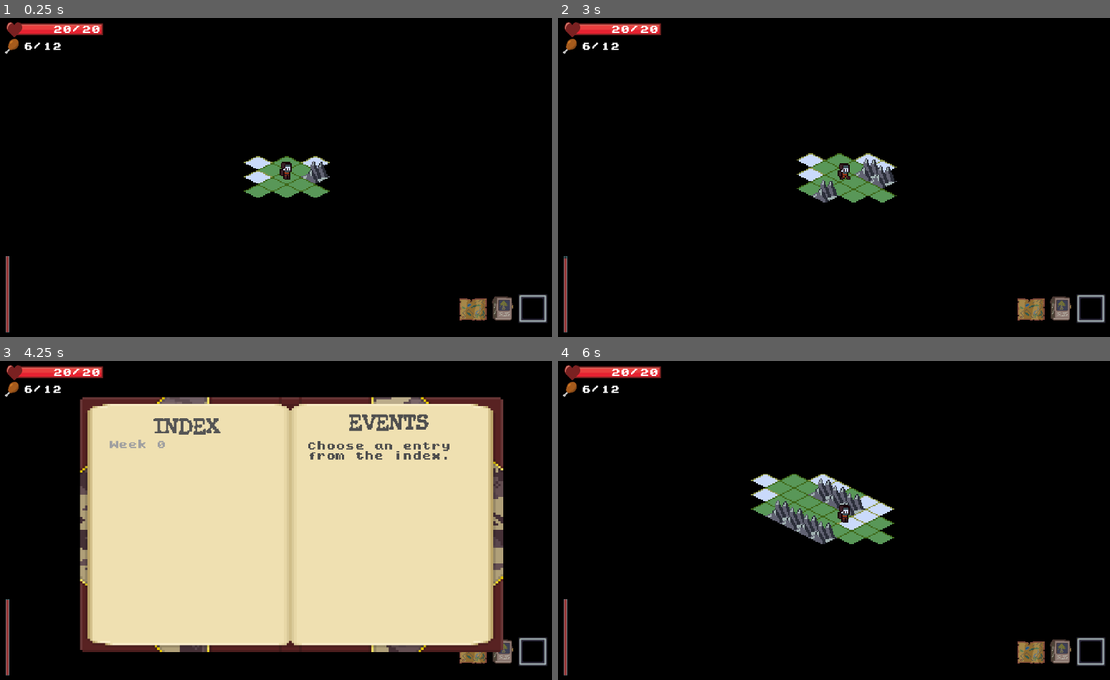
Above: before the commit, frames 1-4 (two rows, left to right).
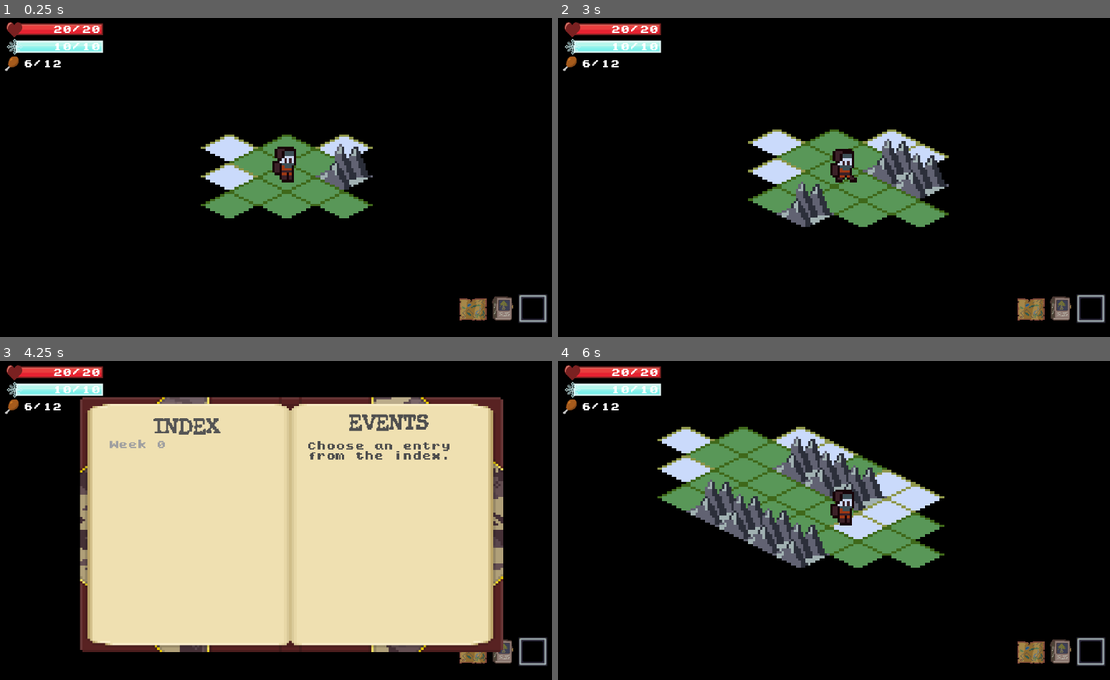
Above: after the commit, the same moments.

Repository: ZeeHatcher/project-forgotten
Game: Godot game, scene res://scenes/main/main.tscn
Two runs of this game, one before a commit and one after it. Both use one fixed random seed, a clock stepped at 60 frames per second and the inputs below. This scene is started directly instead of the project's main scene.
Inputs (mouse positions are in pixels of both pictures, inside the frame that each line leads up to):
- Up to frame 1 (0.25 s): no input
- Up to frame 2 (3 s): click (1032, 308) at 0.5 s; click (1060, 308) at 1.25 s; click (1093, 308) at 2 s; tap Enter at 2.75 s; move the mouse to (972, 161) at 2.77 s; hold D (move_right) from 2.78 s (still down); hold Tab (journal) from 2.78 s (still down); click (972, 161) at 2.92 s
- Up to frame 3 (4.25 s): move the mouse to (171, 536) at 3.52 s; release D (move_right) at 3.53 s; release Tab (journal) at 3.53 s; hold S (move_down) from 3.53 s (still down); tap Tab (journal) at 3.6 s
- Up to frame 4 (6 s): tap Space at 4.25 s; move the mouse to (900, 450) at 4.27 s; release S (move_down) at 4.28 s; hold D (move_right) 4.28-5.03 s; hold Tab (journal) 4.28-5.03 s; move the mouse to (817, 584) at 5.02 s; hold W (move_up) 5.03-5.78 s; tap Tab (journal) at 5.1 s; click (817, 584) at 5.17 s; tap Enter at 5.75 s; move the mouse to (1016, 568) at 5.77 s; hold A (move_left) from 5.78 s (still down); hold Tab (journal) from 5.78 s (still down)

The runs differ from the first frame. In frame 1, 6.4% of the frame differs, in the area x 0-68%, y 6-99%; in frame 2, 8.7%; in frame 3, 1.0%; in frame 4, 15%, in the area x 0-70%, y 6-99%.

Commit message:
feat: redesign temperature bar

Diff:
--- a/scenes/main/main.tscn
+++ b/scenes/main/main.tscn
@@ -10,10 +10,7 @@
 [ext_resource path="res://misc/gameover_service.gd" type="Script" id=8]
 [ext_resource path="res://scenes/main/main.gd" type="Script" id=9]
 [ext_resource path="res://assets/ui/progress_bar.png" type="Texture" id=10]
-[ext_resource path="res://assets/ui/progress_bar_frame_v.png" type="Texture" id=11]
-[ext_resource path="res://assets/ui/progress_bar_v.png" type="Texture" id=12]
 [ext_resource path="res://assets/ui/progress_bar_frame.png" type="Texture" id=13]
-[ext_resource path="res://ui/temperature_bar.gd" type="Script" id=14]
 [ext_resource path="res://misc/random_event_tiles.gd" type="Script" id=15]
 [ext_resource path="res://resources/terrain_tileset.tres" type="TileSet" id=16]
 [ext_resource path="res://misc/gamesave_service.gd" type="Script" id=17]
@@ -25,6 +22,7 @@
 [ext_resource path="res://ui/inventory_list.gd" type="Script" id=23]
 [ext_resource path="res://resources/player_inventory.tres" type="Resource" id=24]
 [ext_resource path="res://ui/food_counter/food_counter.tscn" type="PackedScene" id=25]
+[ext_resource path="res://ui/temperature_bar/temperature_bar.tscn" type="PackedScene" id=26]
 
 [sub_resource type="StyleBoxEmpty" id=4]
 
@@ -87,7 +85,7 @@
 [node name="Camera2D" type="Camera2D" parent="."]
 position = Vector2( -72, 78 )
 current = true
-zoom = Vector2( 0.25, 0.25 )
+zoom = Vector2( 0.125, 0.125 )
 
 [node name="CanvasLayer" type="CanvasLayer" parent="."]
 
@@ -102,16 +100,21 @@
 margin_left = 16.0
 margin_top = 16.0
 margin_right = 1904.0
-margin_bottom = 126.0
+margin_bottom = 184.0
 
 [node name="HealthBar" parent="CanvasLayer/MarginContainer/VBoxContainer" instance=ExtResource( 7 )]
 margin_right = 1888.0
 margin_bottom = 54.0
 
-[node name="FoodCounter" parent="CanvasLayer/MarginContainer/VBoxContainer" instance=ExtResource( 25 )]
+[node name="TemperatureBar" parent="CanvasLayer/MarginContainer/VBoxContainer" instance=ExtResource( 26 )]
 margin_top = 58.0
 margin_right = 1888.0
-margin_bottom = 110.0
+margin_bottom = 112.0
+
+[node name="FoodCounter" parent="CanvasLayer/MarginContainer/VBoxContainer" instance=ExtResource( 25 )]
+margin_top = 116.0
+margin_right = 1888.0
+margin_bottom = 168.0
 
 [node name="TextureProgress" type="TextureProgress" parent="CanvasLayer"]
 visible = false
@@ -124,26 +127,6 @@
 tint_under = Color( 0.188235, 0.188235, 0.188235, 1 )
 tint_over = Color( 0.14902, 0.14902, 0.14902, 1 )
 tint_progress = Color( 0.521569, 0.156863, 0.156863, 1 )
-
-[node name="TemperatureBar" type="TextureProgress" parent="CanvasLayer"]
-anchor_top = 1.0
-anchor_bottom = 1.0
-margin_left = 19.0
-margin_top = -276.0
-margin_right = 31.0
-margin_bottom = -20.0
-max_value = 200.0
-value = 200.0
-texture_under = ExtResource( 12 )
-texture_over = ExtResource( 11 )
-texture_progress = ExtResource( 12 )
-fill_mode = 3
-tint_under = Color( 0.188235, 0.188235, 0.188235, 1 )
-tint_over = Color( 0.321569, 0.745098, 0.811765, 1 )
-tint_progress = Color( 0.6, 0.227451, 0.227451, 1 )
-script = ExtResource( 14 )
-
-[node name="Tween" type="Tween" parent="CanvasLayer/TemperatureBar"]
 
 [node name="InventoryList" type="ItemList" parent="CanvasLayer"]
 visible = false
@@ -247,7 +230,6 @@
 [connection signal="dead" from="Player" to="." method="_on_Player_dead"]
 [connection signal="moved" from="Player" to="." method="_on_Player_moved"]
 [connection signal="moved" from="Player" to="GameSaveService" method="_on_Player_moved"]
-[connection signal="temperature_updated" from="Player" to="CanvasLayer/TemperatureBar" method="_on_Player_temperature_updated"]
 [connection signal="pressed" from="CanvasLayer/Icons/JournalButton" to="GameSaveService" method="_on_JournalButton_pressed"]
 [connection signal="pressed" from="CanvasLayer/Icons/InventoryButton" to="CanvasLayer/InventoryList" method="_on_InventoryButton_pressed"]
 [connection signal="load_game" from="CanvasLayer/Journal" to="GameSaveService" method="_on_Journal_load_game"]
--- /dev/null
+++ b/ui/temperature_bar/temperature_bar.tscn
@@ -0,0 +1,31 @@
+[gd_scene load_steps=7 format=2]
+
+[ext_resource path="res://assets/ui/temperature_bar_over.png" type="Texture" id=1]
+[ext_resource path="res://assets/ui/temperature_bar_progress.png" type="Texture" id=2]
+[ext_resource path="res://ui/value_bar.gd" type="Script" id=3]
+[ext_resource path="res://resources/player_temperature.tres" type="Resource" id=4]
+[ext_resource path="res://ui/counter/counter.gd" type="Script" id=5]
+[ext_resource path="res://themes/default_body.tres" type="Theme" id=6]
+
+[node name="TemperatureBar" type="TextureProgress"]
+value = 50.0
+texture_over = ExtResource( 1 )
+texture_progress = ExtResource( 2 )
+texture_progress_offset = Vector2( 40, 0 )
+script = ExtResource( 3 )
+resource = ExtResource( 4 )
+
+[node name="MarginContainer" type="MarginContainer" parent="."]
+margin_right = 329.0
+margin_bottom = 54.0
+custom_constants/margin_right = 8
+
+[node name="Counter" type="Label" parent="MarginContainer"]
+unique_name_in_owner = true
+margin_top = 11.0
+margin_right = 321.0
+margin_bottom = 43.0
+theme = ExtResource( 6 )
+text = "test"
+align = 2
+script = ExtResource( 5 )
Binary file added: assets/ui/temperature_bar_over.png
Not shown, added: assets/ui/temperature_bar_over.png.import
Binary file added: assets/ui/temperature_bar_progress.png
Not shown, added: assets/ui/temperature_bar_progress.png.import
Not shown: 1 places in scenes/main/main.tscn that only renumber resources
